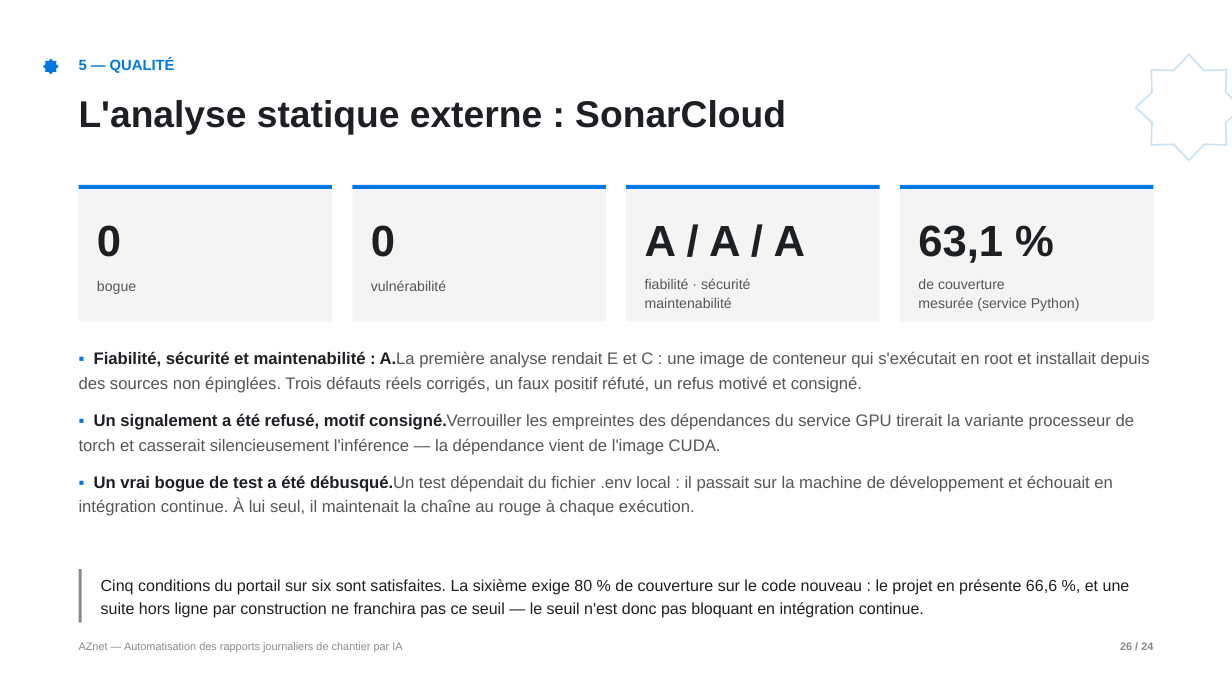
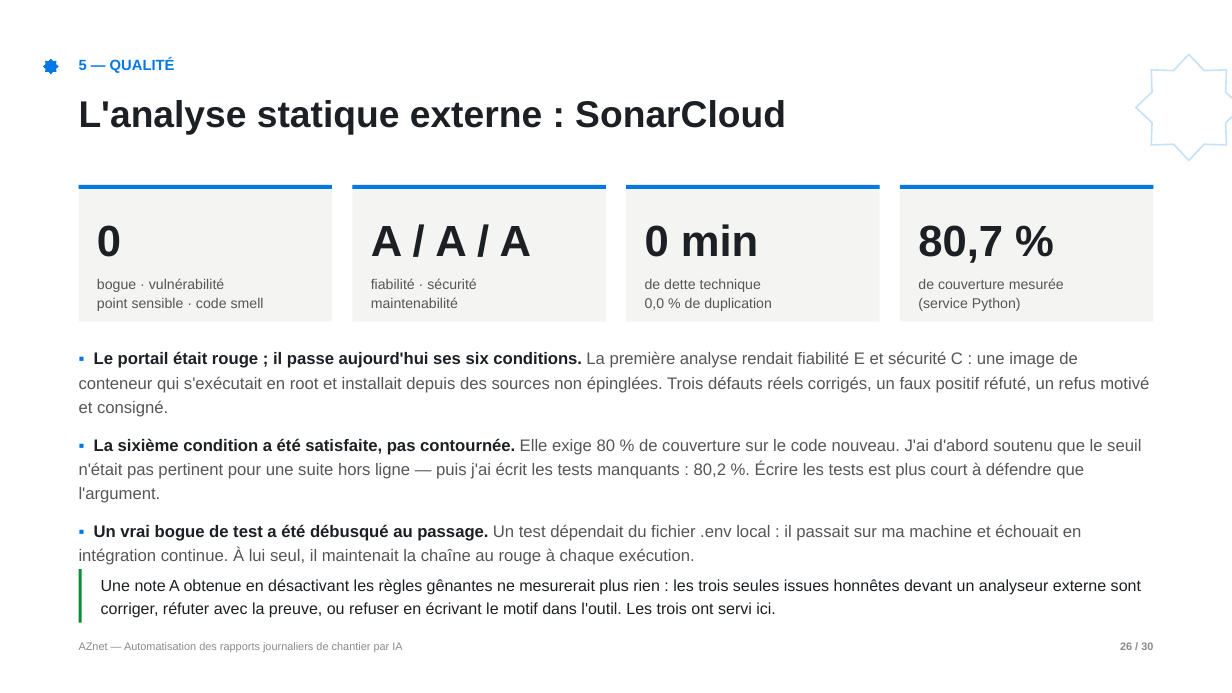
Before and after one commit to yassine808/PFE-aznet, a slide deck: slide 26 of Pres+report/Soutenance-PFE.pptx. Drawn at 1232x693 pixels with LibreOffice and Linux fonts; fonts in the diff are those of the drawing. Boxes give left, top, right and bottom in pixels: in the first picture for what was removed or moved away, otherwise in the second. Text is boxed around its words. In the diff, an @@ line names an element or a change of style, - is before the commit and + after.

```diff
--- a/Pres+report/Soutenance-PFE.pptx
+++ b/Pres+report/Soutenance-PFE.pptx
@@ text at bbox=[371, 226, 531, 256]: text changed @@
-0
+A / A / A
@@ text at bbox=[645, 224, 758, 257]: text changed @@
-A / A / A
+0 min
@@ text at bbox=[918, 225, 1003, 263]: text changed @@
-63,1 %
+80,7 %
@@ text at bbox=[97, 278, 264, 311]: text changed @@
-bogue
+bogue · vulnérabilité
+point sensible · code smell
@@ text at bbox=[371, 278, 476, 308]: text changed @@
-vulnérabilité
+fiabilité · sécurité
+maintenabilité
@@ text at bbox=[645, 279, 772, 311]: text changed @@
-fiabilité · sécurité
-maintenabilité
+de dette technique
+0,0 % de duplication
@@ text "de couverture mesurée (service Python)" rewrapped from bbox=[918, 279, 1080, 311] to bbox=[918, 278, 1064, 311] @@
@@ text at bbox=[79, 351, 1149, 565]: text changed @@
-▪ Fiabilité, sécurité et maintenabilité : A.La première analyse rendait E et C : une image de conteneur qui s'exécutait en root et installait depuis des sources non épinglées. Trois défauts réels corrigés, un faux positif réfuté, un refus motivé et consigné.
-▪ Un signalement a été refusé, motif consigné.Verrouiller les empreintes des dépendances du service GPU tirerait la variante processeur de torch et casserait silencieusement l'inférence — la dépendance vient de l'image CUDA.
-▪ Un vrai bogue de test a été débusqué.Un test dépendait du fichier .env local : il passait sur la machine de développement et échouait en intégration continue. À lui seul, il maintenait la chaîne au rouge à chaque exécution.
+▪ Le portail était rouge ; il passe aujourd'hui ses six conditions. La première analyse rendait fiabilité E et sécurité C : une image de conteneur qui s'exécutait en root et installait depuis des sources non épinglées. Trois défauts réels corrigés, un faux positif réfuté, un refus motivé et consigné.
+▪ La sixième condition a été satisfaite, pas contournée. Elle exige 80 % de couverture sur le code nouveau. J'ai d'abord soutenu que le seuil n'était pas pertinent pour une suite hors ligne — puis j'ai écrit les tests manquants : 80,2 %. Écrire les tests est plus court à défendre que l'argument.
+▪ Un vrai bogue de test a été débusqué au passage. Un test dépendait du fichier .env local : il passait sur ma machine et échouait en intégration continue. À lui seul, il maintenait la chaîne au rouge à chaque exécution.
@@ rectangle at bbox=[79, 569, 82, 623]: fill #8A8A8A to #0B8E36 @@
@@ text at bbox=[101, 579, 1141, 618]: text changed @@
-Cinq conditions du portail sur six sont satisfaites. La sixième exige 80 % de couverture sur le code nouveau : le projet en présente 66,6 %, et une suite hors ligne par construction ne franchira pas ce seuil — le seuil n'est donc pas bloquant en intégration continue.
+Une note A obtenue en désactivant les règles gênantes ne mesurerait plus rien : les trois seules issues honnêtes devant un analyseur externe sont corriger, réfuter avec la preuve, ou refuser en écrivant le motif dans l'outil. Les trois ont servi ici.
@@ text at bbox=[1120, 642, 1153, 650]: text changed @@
-26 / 24
+26 / 30
```
Also in this commit, not shown: 36 other slides changed, 1 slide added, 1 other file.
